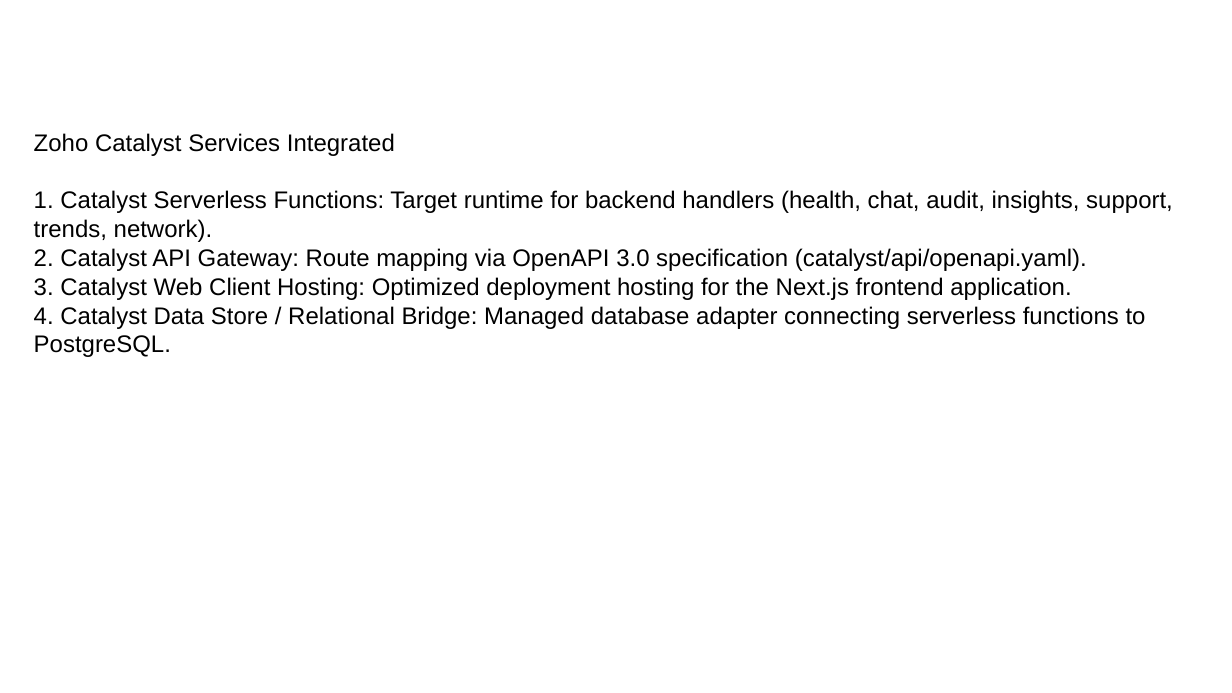
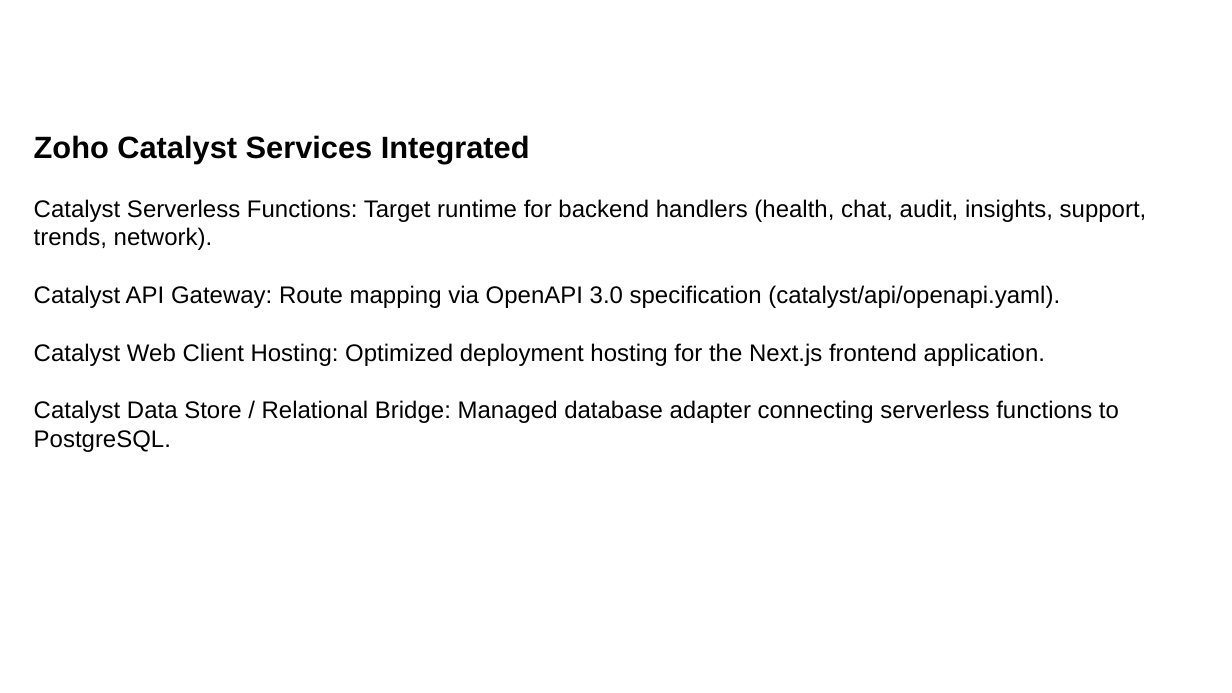
Before and after one commit to Bhakti-e/ibha-ksp, a slide deck: slide 9 of Ibha_KSP_Prototype_Submission.pptx. Drawn at 1232x693 pixels with LibreOffice and Linux fonts; fonts in the diff are those of the drawing; background and template pictures are left out. Boxes give left, top, right and bottom in pixels: in the first picture for what was removed or moved away, otherwise in the second. Text is boxed around its words. In the diff, an @@ line names an element or a change of style, - is before the commit and + after.

```diff
--- a/Ibha_KSP_Prototype_Submission.pptx
+++ b/Ibha_KSP_Prototype_Submission.pptx
@@ text at (x1=34, y1=135, x2=530, y2=163): size 14 to 18 pt, bold on in "Zoho Catalyst Services Integrated" @@
@@ text at (x1=34, y1=199, x2=1147, y2=452): text changed @@
-1. Catalyst Serverless Functions: Target runtime for backend handlers (health, chat, audit, insights, support, trends, network).
-2. Catalyst API Gateway: Route mapping via OpenAPI 3.0 specification (catalyst/api/openapi.yaml).
-3. Catalyst Web Client Hosting: Optimized deployment hosting for the Next.js frontend application.
-4. Catalyst Data Store / Relational Bridge: Managed database adapter connecting serverless functions to PostgreSQL.
+Catalyst Serverless Functions: Target runtime for backend handlers (health, chat, audit, insights, support, trends, network).
+Catalyst API Gateway: Route mapping via OpenAPI 3.0 specification (catalyst/api/openapi.yaml).
+Catalyst Web Client Hosting: Optimized deployment hosting for the Next.js frontend application.
+Catalyst Data Store / Relational Bridge: Managed database adapter connecting serverless functions to PostgreSQL.
```
Also in this commit, not shown: 10 other slides changed, 3 slides removed, 5 other files.
